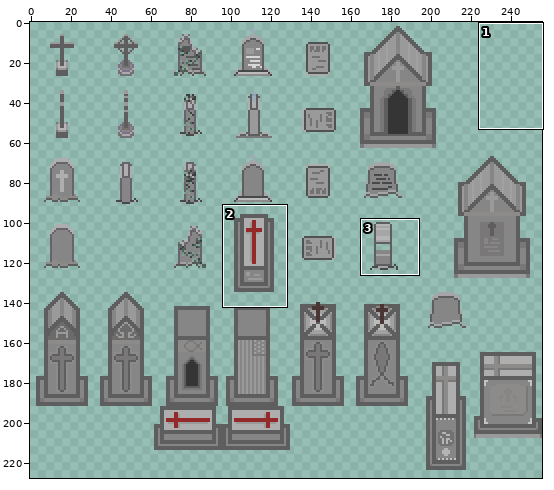
Sprite sheet, stored at Assets/Sprites/Tiles/Map_Buildings.png. Above, an overview of the earlier version with the close-up marked.
Close-up. Earlier state:
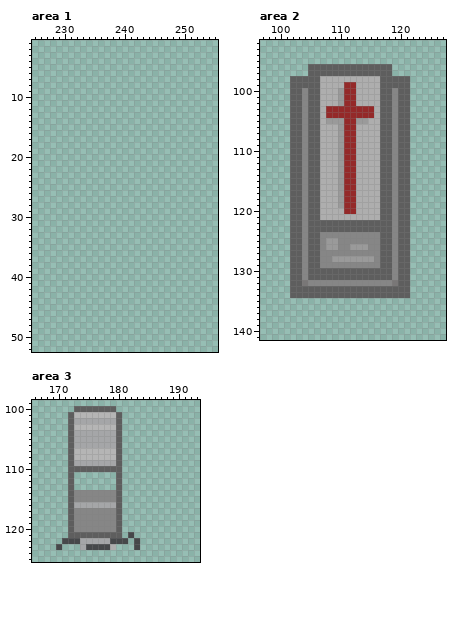
The file is 256x254 pixels. Colours within 5 levels of each other are drawn and written as one. Shown: area 1: x 225..255, y 1..52; area 2: x 97..127, y 92..141; area 3: x 166..193, y 99..125. The wide view leaves out empty margins. The commit also changed other parts of the picture, which this record leaves out.
After the commit:
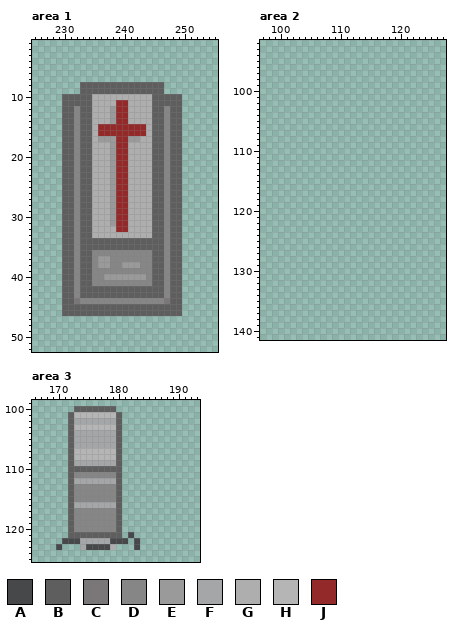
Palette (. is transparent): A #46484a  B #5e5e5e  C #797777  D #868686  E #9a9a9a  F #a5a6a8  G #aeaeae  H #b5b5b5  J #942929
Difference:
Changed rows in their new state; - is an unchanged pixel.
Area 1:
first column x 230:
 8 ---BBBBBBBBBBBBBB---
 9 ---BBBBBBBBBBBBBB---
10 BBBBBGGGGGGGGGGBBBBB
11 BBBBBGGGGJJGGGGBBBBB
12 BBDBBGGGEJJGGGGBBDBB
13 BBDBBGGGEJJGGGGBBDBB
14 BBDBBGGGEJJGGGGBBDBB
15 BBDBBGJJJJJJJJGBBDBB
16 BBDBBGJJJJJJJJGBBDBB
17 BBDBBGEEEJJEEGGBBDBB
18 BBDBBGGGEJJGGGGBBDBB
19 BBDBBGGGEJJGGGGBBDBB
20 BBDBBGGGEJJGGGGBBDBB
21 BBDBBGGGEJJGGGGBBDBB
22 BBDBBGGGEJJGGGGBBDBB
23 BBDBBGGGEJJGGGGBBDBB
24 BBDBBGGGEJJGGGGBBDBB
25 BBDBBGGGEJJGGGGBBDBB
26 BBDBBGGGEJJGGGGBBDBB
27 BBDBBGGGEJJGGGGBBDBB
28 BBDBBGGGEJJGGGGBBDBB
29 BBDBBGGGEJJGGGGBBDBB
30 BBDBBGGGEJJGGGGBBDBB
31 BBDBBGGGEJJGGGGBBDBB
32 BBDBBGGGGJJGGGGBBDBB
33 BBDBBGGGGGGGGGGBBDBB
34 BBDBBBBBBBBBBBBBBDBB
35 BBDBBBBBBBBBBBBBBDBB
36 BBDBBDDDDDDDDDDBBDBB
37 BBDBBDEEDDDDDDDBBDBB
38 BBDBBDEEDDEEEDDBBDBB
39 BBDBBDDDDDDDDDDBBDBB
40 BBDBBDDEEEEEEEDBBDBB
41 BBDBBDDDDDDDDDDBBDBB
42 BBDBBBBBBBBBBBBBBDBB
43 BBDBBBBBBBBBBBBBBDBB
44 BBCDDDDDDDDDDDDDDCBB
45 BBBBBBBBBBBBBBBBBBBB
46 BBBBBBBBBBBBBBBBBBBB
Area 2:
first column x 102:
 96 ---..............---
 97 ---..............---
 98 ....................
 99 ....................
100 ....................
101 ....................
102 ....................
103 ....................
104 ....................
105 ....................
106 ....................
107 ....................
108 ....................
109 ....................
110 ....................
111 ....................
112 ....................
113 ....................
114 ....................
115 ....................
116 ....................
117 ....................
118 ....................
119 ....................
120 ....................
121 ....................
122 ....................
123 ....................
124 ....................
125 ....................
126 ....................
127 ....................
128 ....................
129 ....................
130 ....................
131 ....................
132 ....................
133 ....................
134 ....................
Area 3:
first column x 173:
111 DDDDDDD
112 FFFFFFF
113 DDDDDDD
Boxes around the changes in both close-ups, in picture pixels (x1, y1, x2, y2):
added: (62, 82, 182, 316)
erased: (290, 64, 410, 298)
added: (74, 472, 116, 490)
